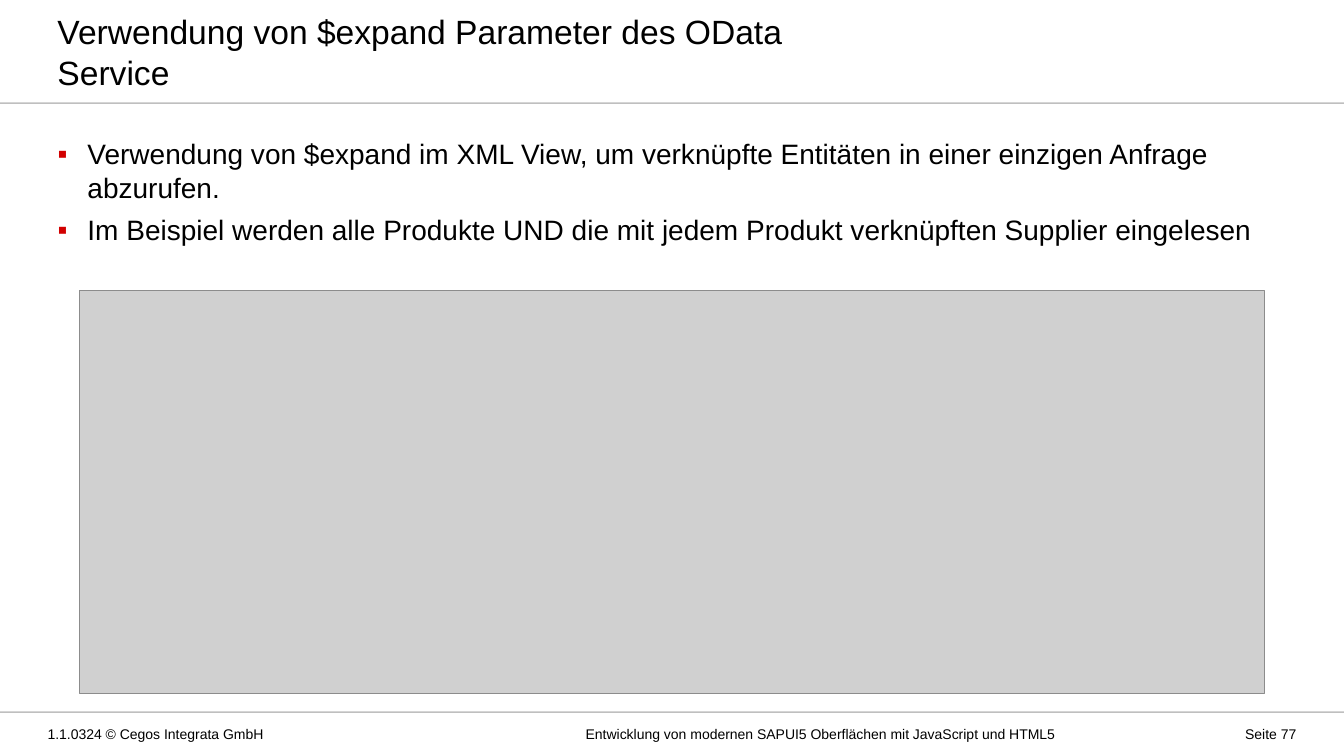
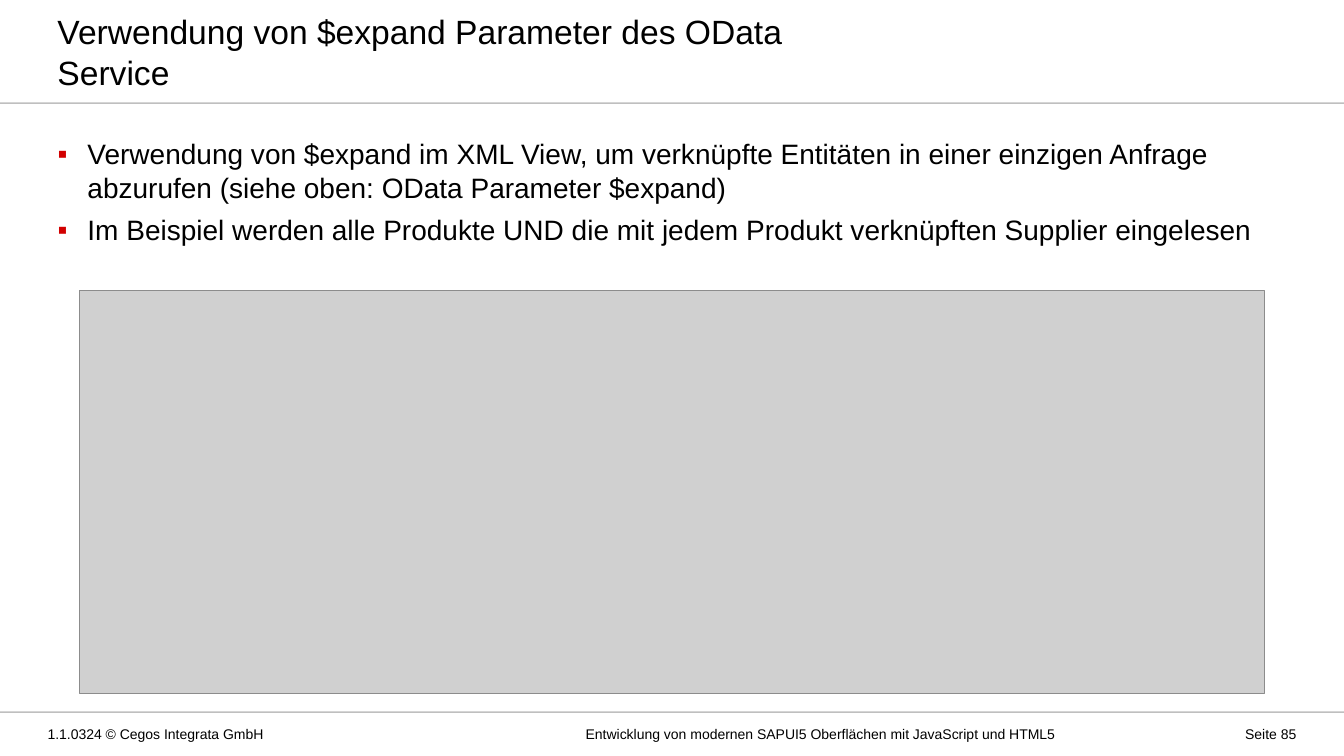
Before and after one commit to MatLange/Schulung-SAPUI5-und-Fiori, a slide deck: slide 85 of Präsentationsfolien/Tag03_SAPUI5-Fiori_DE.pptx (slide 77 before the commit). Drawn at 1344x756 pixels with LibreOffice and Linux fonts; fonts in the diff are those of the drawing; grey boxes stand for pictures; background and template pictures are left out. Boxes give left, top, right and bottom in pixels: in the first picture for what was removed or moved away, otherwise in the second. Text is boxed around its words. In the diff, an @@ line names an element or a change of style, - is before the commit and + after.

```diff
--- a/Präsentationsfolien/Tag03_SAPUI5-Fiori_DE.pptx
+++ b/Präsentationsfolien/Tag03_SAPUI5-Fiori_DE.pptx
@@ text at [87,143,1207,203]: text changed @@
-▪ Verwendung von $expand im XML View, um verknüpfte Entitäten in einer einzigen Anfrage abzurufen.
+▪ Verwendung von $expand im XML View, um verknüpfte Entitäten in einer einzigen Anfrage abzurufen (siehe oben: OData Parameter $expand)
@@ page number at [1245,729,1297,739]: text changed @@
-Seite 77
+Seite 85
```
Also in this commit, not shown: 15 other slides changed, 8 slides added, 1 other file.
